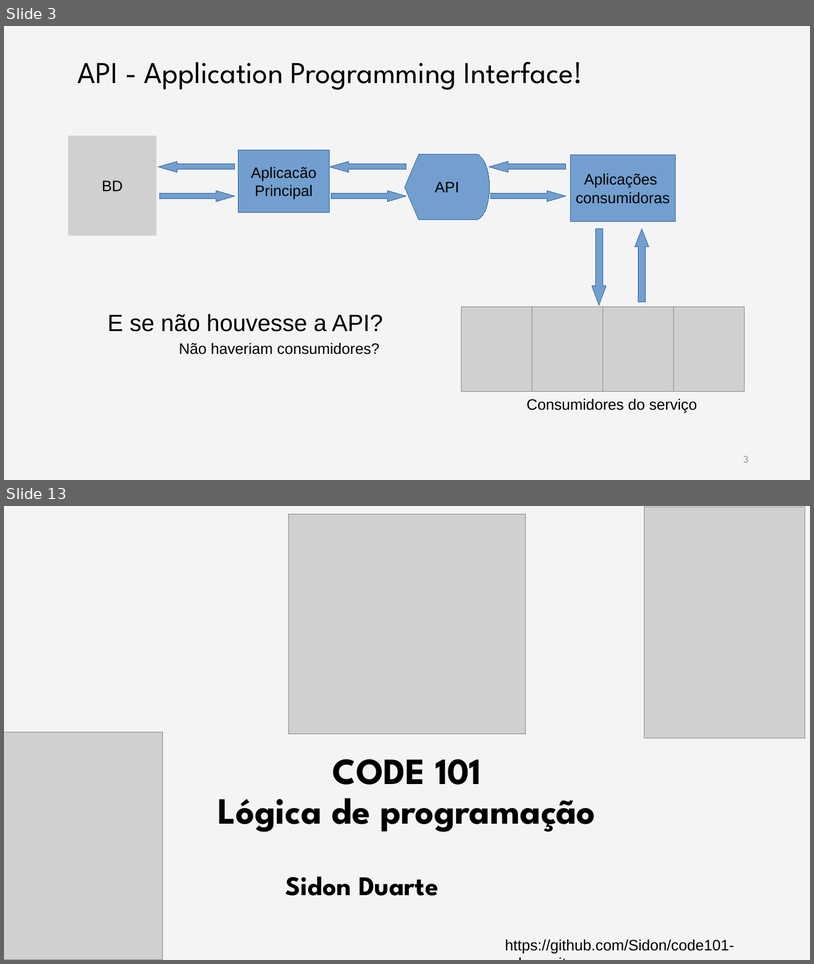
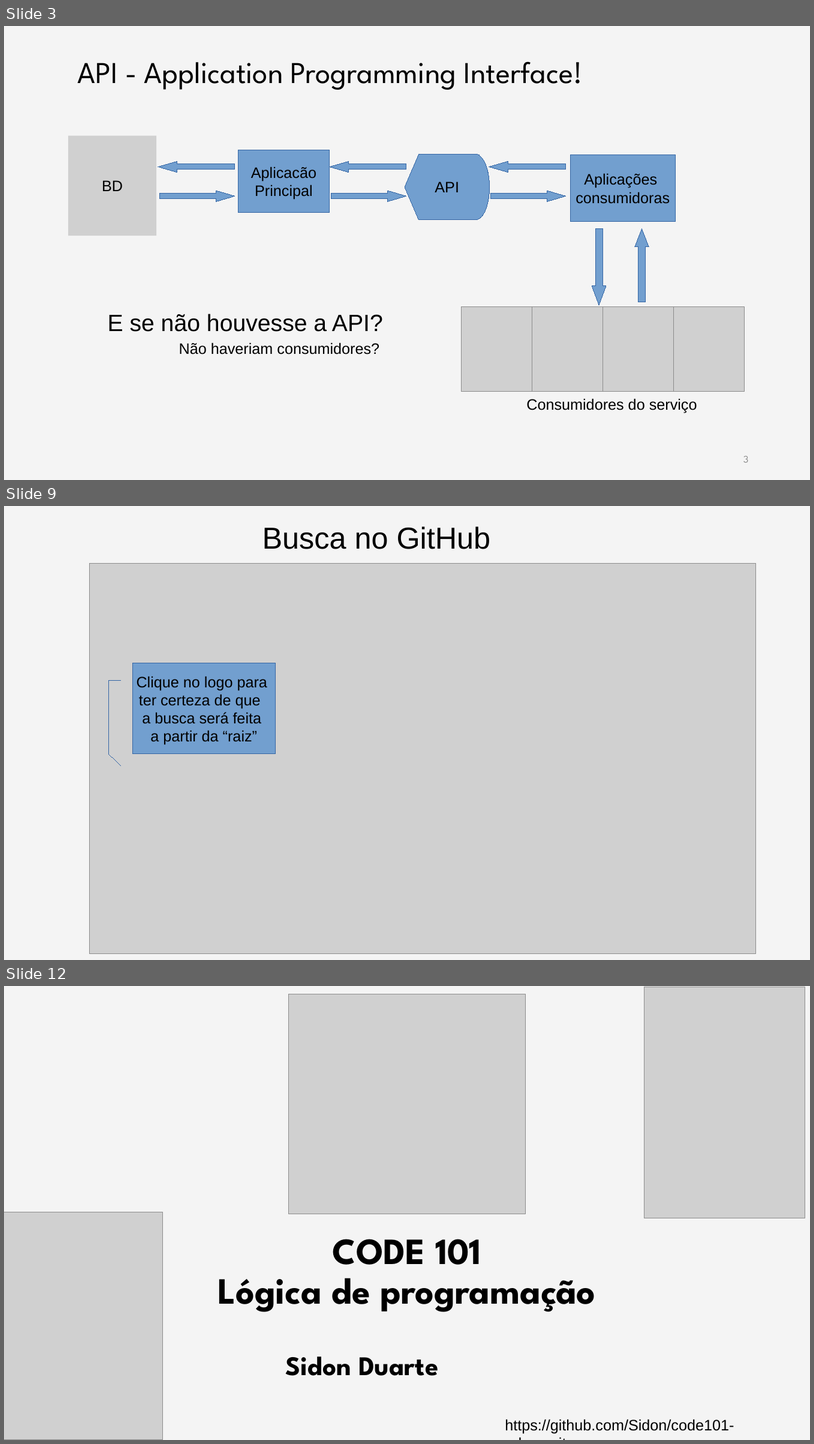
Before and after one commit to rodrisg/code101-edevo, a slide deck: aula3/aula3.odp. Shown one above the other, each under a label of ours: slides 3 and 13 before the commit, slides 3, 9 and 12 after it; the slides between them are not shown. The pictures are 814x964 and 814x1444 pixels, drawn with LibreOffice and Linux fonts; fonts in the diff are those of the drawing; grey boxes stand for pictures; background and template pictures are left out. Boxes give left, top, right and bottom in pixels: in the first picture for what was removed or moved away, otherwise in the second. Text is boxed around its words. In the diff, an @@ line names an element or a change of style, - is before the commit and + after.

```diff
--- a/aula3/aula3.odp
+++ b/aula3/aula3.odp
@@ slide 9 added at (4, 506, 810, 960), background #FFFFFF; not listed: 1 template element that a slide beside it also shows @@
@@ text added at (263, 526, 491, 549), 36 pt, text #000000 @@
+Busca no GitHub
@@ picture added at (90, 563, 756, 953) @@
@@ border callout added at (133, 663, 276, 754), fill #729FCF, outline #3465A4 0 pt, 18 pt, text #000000 @@
+Clique no logo para
+ter certeza de que
+a busca será feita
+a partir da “raiz”
@@ what was slide 13 is now slide 12 @@
```
Also in this commit, not shown: 3 slides changed, 6 other slides added, 8 slides removed, 3 other files.
